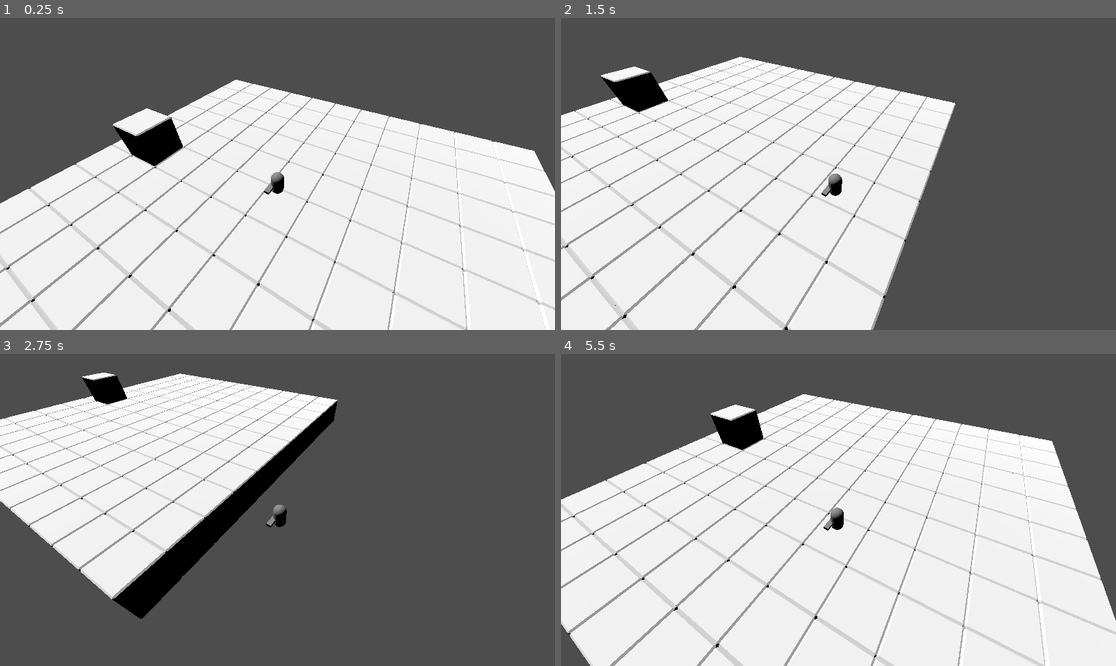
Above: before the commit, frames 1-4 (two rows, left to right).
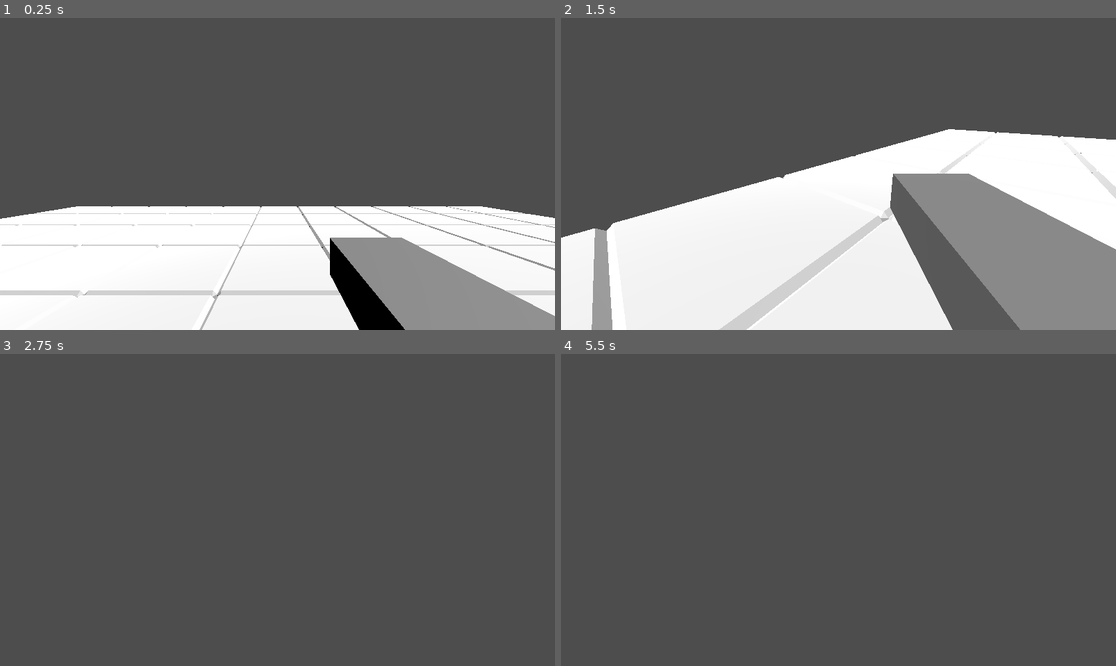
Above: after the commit, the same moments.

Repository: NipunaGi/HackPrinceton_SRPG
Game: Godot game, scene res://Scenes/node_3d.tscn
The game is run twice, just before and just after one commit, with the same random seed, the same clock (stepped at 60 frames per second) and the same inputs.
Inputs (mouse positions are in pixels of both pictures, inside the frame that each line leads up to):
- Up to frame 1 (0.25 s): no input
- Up to frame 2 (1.5 s): move the mouse to (960, 158) at 0.52 s; hold Right (right) 0.53-1.28 s; move the mouse to (727, 189) at 1.27 s; hold Down (back) from 1.28 s (still down)
- Up to frame 3 (2.75 s): move the mouse to (333, 441) at 2.02 s; release Down (back) at 2.03 s; hold Right (right) from 2.03 s (still down)
- Up to frame 4 (5.5 s): move the mouse to (810, 572) at 2.77 s; release Right (right) at 2.78 s; hold Up (forward) 2.78-3.53 s; move the mouse to (1005, 556) at 3.52 s; hold Left (left) 3.53-5.03 s; move the mouse to (672, 463) at 4.27 s; move the mouse to (866, 510) at 5.02 s; hold Down (back) from 5.03 s (still down)

The runs differ from the first frame. In frame 1, 39% of the frame differs, in the area x 0-100%, y 19-100%; in frame 2, 49%; in frame 3, 29%; in frame 4, 71%, in the area x 0-100%, y 12-100%.

Commit message:
add first person

Diff:
--- a/project-srpg/Scenes/node_3d.tscn
+++ b/project-srpg/Scenes/node_3d.tscn
@@ -45,6 +45,12 @@
 transform = Transform3D(0.4, 0, 0, 0, 0.2, 0, 0, 0, 1, 0.30747503, 0.83155465, -0.6261928)
 mesh = SubResource("BoxMesh_jka67")
 
+[node name="Firstperson" type="Node3D" parent="Player"]
+transform = Transform3D(1, 0, 0, 0, 1, 0, 0, 0, 1, -0.4209299, 0.96580076, 0)
+
+[node name="Camera3D" type="Camera3D" parent="Player/Firstperson"]
+transform = Transform3D(1, 0, 0, 0, 1, 0, 0, 0, 1, 0.23883772, 0.31898093, 0)
+
 [node name="CameraSpringArm" type="SpringArm3D" parent="." node_paths=PackedStringArray("player")]
 transform = Transform3D(0.8660254, 0.35355338, 0.35355338, 0, 0.70710677, -0.70710677, -0.5, 0.6123724, 0.6123724, 0, 7.5216584, 0)
 spring_length = -15.0
--- a/project-srpg/Scripts/Player.gd
+++ b/project-srpg/Scripts/Player.gd
@@ -3,7 +3,7 @@
 # to change grid movement
 @export var grid_size = 4.0
 @export var move_duration = 0.2 # How long it takes to move one grid cell
-
+@export var sensitivity = 100
 # checking wall collisions
 @onready var ray_cast: RayCast3D = $RayCast3D
 
@@ -39,6 +39,7 @@
 
 		# camera-relative direction
 		if not move_vector.is_zero_approx():
+			move_vector = move_vector.rotated(Vector3.UP, rotation.y)
 			# makes the input relative to the character's rotation
 			var grid_direction = (transform.basis * move_vector).normalized().round()
 
@@ -79,3 +80,10 @@
 	else:
 		# hit a wall, we can move again immediately
 		is_moving = false
+
+func _input(event):
+	if event is InputEventMouseMotion:
+			rotation.y -= event.relative.x / sensitivity
+
+			$Firstperson.rotation.x -= event.relative.y / sensitivity
+			$Firstperson.rotation.x = clamp($Firstperson.rotation.x, deg_to_rad(-45),deg_to_rad(90))
Not shown: 2 places in project-srpg/Blocks/blocks.tres that only renumber resources
